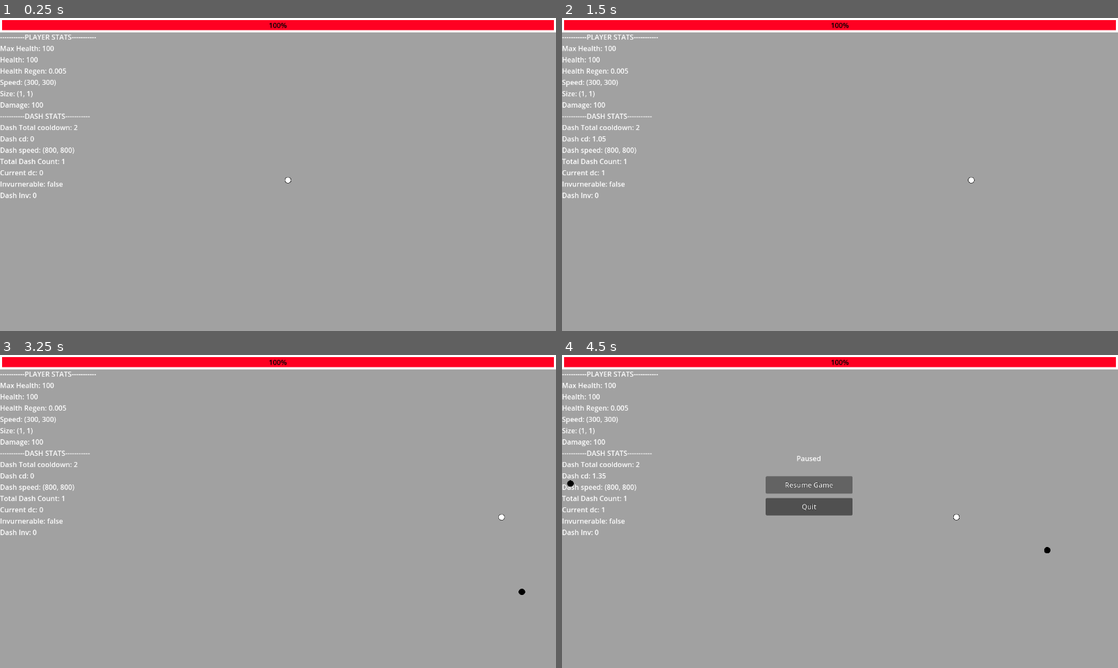
Above: before the commit, frames 1-4 (two rows, left to right).
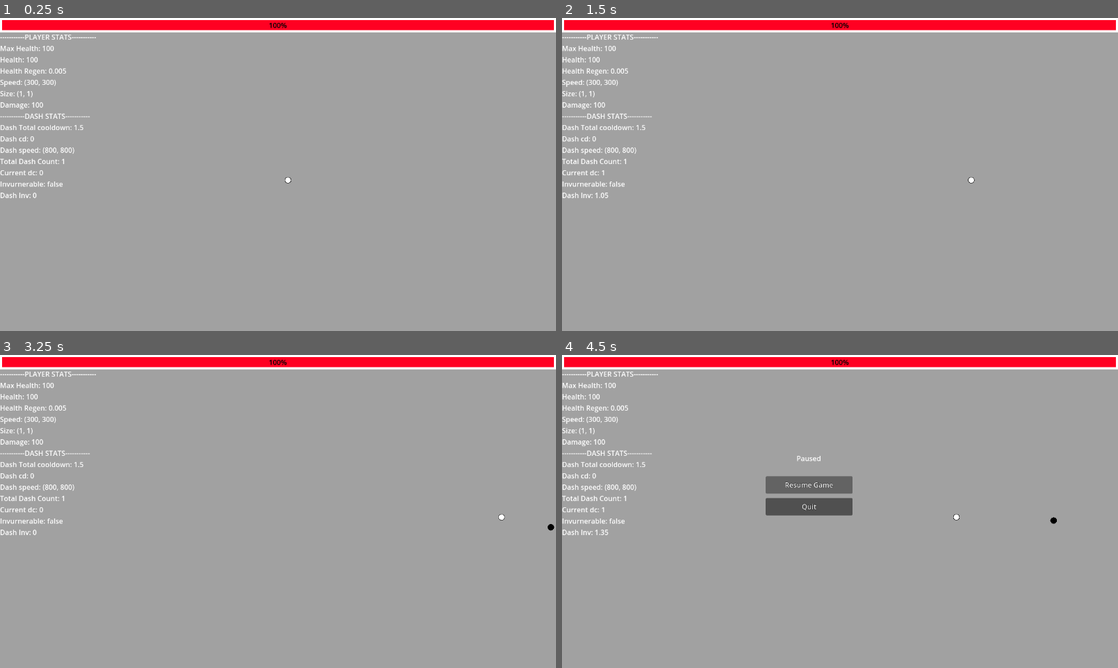
Above: after the commit, the same moments.

Repository: Let-Me-Use-A-Username/Geometrical
Game: Godot game, scene res://src/Scenes/Levels/level.tscn
Same seed, same stepped clock (60 frames per second), same inputs: the game is played once before the commit and once after it.
Inputs (mouse positions are in pixels of both pictures, inside the frame that each line leads up to):
- Up to frame 1 (0.25 s): no input
- Up to frame 2 (1.5 s): tap Enter at 0.5 s; move the mouse to (962, 158) at 0.52 s; hold D (right) 0.53-1.25 s; hold Space (dash) 0.53-1.25 s; click (962, 158) at 0.67 s; drag from (728, 190) to (967, 180) at 1.27 s
- Up to frame 3 (3.25 s): tap Enter at 2 s; move the mouse to (333, 442) at 2.02 s; hold D (right) 2.03-2.75 s; hold E (primary_ability) 2.03-2.75 s; click (333, 442) at 2.17 s; tap Space (dash) at 2.3 s; drag from (250, 574) to (500, 517) at 2.77 s
- Up to frame 4 (4.5 s): tap Space (dash) at 3.5, 3.8 s; move the mouse to (1006, 558) at 3.52 s; hold A (left) 3.53-4.25 s; hold G (third_ability) 3.53-4.25 s; click (1006, 558) at 3.67 s; tap Escape (pause) at 4.15 s; drag from (673, 464) to (1045, 549) at 4.27 s

The runs differ from the first frame. In frame 1, less than 0.1% of the frame differs, in the area x 13-15%, y 34-36%; in frame 2, less than 0.1%; in frame 3, less than 0.1%; in frame 4, 0.1%, in the area x 0-89%, y 34-64%.
Error before the commit: Invalid access of index '0' on a base object of type: 'Array'. (res://src/Scenes/Actors/Player.gd:109)
Error after the commit: Invalid access of index '0' on a base object of type: 'Array'. (res://src/Scenes/Actors/Player.gd:107)

Commit message:
First dash with touch implemented

Diff:
--- a/project.godot
+++ b/project.godot
@@ -14,12 +14,13 @@
 run/main_scene="res://src/Scenes/Levels/level.tscn"
 config/features=PackedStringArray("4.1", "Mobile")
 config/icon="res://icon.svg"
+run/size/always_on_top=false
+run/emulate_touch_from_mouse=true
 
 [display]
 
 window/size/viewport_width=1280
 window/size/viewport_height=720
-window/size/always_on_top=true
 window/stretch/mode="viewport"
 
 [dotnet]
@@ -50,7 +51,7 @@
 }
 dash={
 "deadzone": 0.5,
-"events": [Object(InputEventKey,"resource_local_to_scene":false,"resource_name":"","device":-1,"window_id":0,"alt_pressed":false,"shift_pressed":false,"ctrl_pressed":false,"meta_pressed":false,"pressed":false,"keycode":0,"physical_keycode":32,"key_label":0,"unicode":32,"echo":false,"script":null)
+"events": [Object(InputEventKey,"resource_local_to_scene":false,"resource_name":"","device":-1,"window_id":0,"alt_pressed":false,"shift_pressed":false,"ctrl_pressed":false,"meta_pressed":false,"pressed":false,"keycode":32,"physical_keycode":32,"key_label":32,"unicode":32,"echo":false,"script":null)
 ]
 }
 pause={
--- a/src/Scenes/Actors/Actor_States/PlayerStates/Dash.gd
+++ b/src/Scenes/Actors/Actor_States/PlayerStates/Dash.gd
@@ -1,10 +1,14 @@
 extends PlayerState
 
 
+signal touch_dashing(trajectory: Vector2)
+
+@onready var player: Player = get_parent().owner as Player
 @onready var dash_timer: Timer = get_parent().get_node('DashTransitionTimer')
 var dash_time: float = 0.15
-var dash_count: int
-var current_dash_count: int
+
+var touch_dash: bool = false
+var dash_trajectory
 
 var direction
 var impulse
@@ -27,15 +31,17 @@
 
 
 func physics_process(delta: float) -> void:
-	direction = Input.get_vector("left", "right", "up", "down").normalized()
+	if !touch_dash:
+		direction = Input.get_vector("left", "right", "up", "down").normalized()
+	else:
+		direction = dash_trajectory
+
 	impulse = lerp(target_obj.speed * direction, target_obj.dash_speed * direction * target_speed_modifier, 0.8)
 	target_obj.set_velocity(impulse)
 
 	if dash_timer.time_left == 0:
 		state_machine._transition_to_state(self, state_machine.states.get('Idle'), {})
 
-func _handle_input(_event: InputEvent) -> void:
-	pass
 
 func enter_state(_msg: = {}) -> void:
 	dash_timer.start()
@@ -47,10 +53,13 @@
 	target_obj_collider.disabled = true
 
 	if _msg.size() != 0:
-		if _msg.has(target_speed_modifier):
+		if _msg.has("target_speed_modifier"):
 			target_speed_modifier = _msg.target_speed_modifier
 		else:
 			target_speed_modifier = 1
+
+		if _msg.has("dash_trajectory"):
+			dash_trajectory = _msg.dash_trajectory
 
 func exit_state(_msg: = {}) -> void:
 	#disable dash bounds
--- a/src/Scenes/Actors/Actor_States/PlayerStates/Move.gd
+++ b/src/Scenes/Actors/Actor_States/PlayerStates/Move.gd
@@ -4,10 +4,14 @@
 @onready var player: Player = get_parent().owner as Player
 @onready var knockback_timer: Timer = get_parent().get_node('KnockbackTimer')
 var knockback_force = 180
+var touch_trajectory
 
 var direction
 var can_dash: bool = false
 var stop_movement: bool = false
+
+var touch_dash: bool = false
+var trajection
 
 func _ready() -> void:
 	super()
@@ -30,11 +34,24 @@
 
 	if !stop_movement and can_dash:
 		can_dash = false
-		state_machine._transition_to_state(self, state_machine.states.get('Dash'), {'target_obj.speed_modifier': 5})
-
+		if !touch_dash:
+			state_machine._transition_to_state(self, state_machine.states.get('Dash'),
+			{'target_obj.speed_modifier': 5})
+		else:
+			touch_dash = false
+			state_machine._transition_to_state(self, state_machine.states.get('Dash'),
+			{'target_obj.speed_modifier': 5, "dash_trajectory": trajection})
 
 func _handle_input(_event: InputEvent) -> void:
-	pass
+	if _event is InputEventScreenDrag:
+		var trajectory = (_event.position - _event.relative)
+		var current_dash_c = player.current_dash_count
+		var dash_count = player.dash_count
+
+		if current_dash_c < dash_count:
+			touch_dash = true
+			can_dash = true
+			trajection = trajectory
 
 func enter_state(_msg: = {}) -> void:
 	if _msg.size() != 0 and _msg.has('target_speed'):
@@ -46,6 +63,7 @@
 func on_dash() -> void:
 	can_dash = true
 
+
 func on_knockdown(origin:Node, disabled_time: float) -> void:
 	target_obj.set_velocity((target_obj.global_position - origin.global_position).normalized() * knockback_force)
 	stop_movement = true
--- a/src/Scenes/Actors/Player.gd
+++ b/src/Scenes/Actors/Player.gd
@@ -1,8 +1,8 @@
 class_name Player extends Actor
 
 signal died
+signal level_up(coins: int)
 signal dash
-signal level_up(coins: int)
 
 signal remove_health(origin: Node, damage: float)
 signal knockdown(origin: Node, disabled_time: float)
@@ -16,6 +16,8 @@
 enum States {IDLE, MOVE, DASH}
 var _state = States.IDLE
 @onready var state_machine = get_node('StateMachine')
+@onready var input_handler = get_node('UI')
+enum OS_Type {KEYBOARD, TOUCH}
 
 var invurnerable = false
 var invurnerability_timer: Timer
@@ -51,9 +53,9 @@
 	knockdown.connect(state_machine.states['Move'].on_knockdown)
 	dash.connect(state_machine.states['Move'].on_dash)
 	#More State Signals
-	level_up.connect(get_parent().get_node("LevelUpMenu").on_level_up)
-	if !died.is_connected(get_parent().get_node("QuitMenu")._on_player_died):
-		died.connect(get_parent().get_node("QuitMenu")._on_player_died)
+	level_up.connect(get_parent().get_node("LevelUp/LevelUpMenu").on_level_up)
+	if !died.is_connected(get_parent().get_node("Quit/QuitMenu")._on_player_died):
+		died.connect(get_parent().get_node("Quit/QuitMenu")._on_player_died)
 	#Ability Signals
 	freeze_enemy.connect(get_parent()._freeze_objects)
 	shockwave.connect(get_parent()._shockwave)
@@ -93,13 +95,9 @@
 		level_up_threshold.pop_back()
 
 
-func _physics_process(delta: float) -> void:
-	super(delta)
-
-
 func _unhandled_input(event: InputEvent) -> void:
-	if event.is_action_pressed("dash") and current_dash_count < dash_count:
-		emit_signal("dash")
+	if event.is_action_pressed('dash') and current_dash_count < dash_count:
+		emit_signal('dash')
 		dash_timer.start()
 		dash_immune_timer.start()
 		invurnerable = true
--- a/src/Scenes/Actors/Player.tscn
+++ b/src/Scenes/Actors/Player.tscn
@@ -11,6 +11,8 @@
 [ext_resource type="Script" path="res://src/Scenes/External/joystick/virtual_joystick.gd" id="9_xhkwm"]
 [ext_resource type="Texture2D" uid="uid://bm30au8mjfc2f" path="res://src/Scenes/External/joystick/textures/joystick_base_outline.png" id="10_u7rug"]
 [ext_resource type="Texture2D" uid="uid://dt13r06u87fib" path="res://src/Scenes/External/joystick/textures/joystick_tip_arrows.png" id="11_y5c6k"]
+[ext_resource type="Script" path="res://src/Scenes/UI/user_interface.gd" id="12_i6x3g"]
+[ext_resource type="Theme" uid="uid://1l6eb7778jxy" path="res://src/Scenes/UI/healthbar.tres" id="13_7nlje"]
 
 [sub_resource type="CircleShape2D" id="CircleShape2D_rqwmu"]
 radius = 7.0
@@ -82,15 +84,23 @@
 process_mode = 3
 script = ExtResource("9_on76a")
 
-[node name="Virtual Joystick" type="Control" parent="UI"]
+[node name="Background" type="Control" parent="UI"]
 layout_mode = 3
+anchors_preset = 15
+anchor_right = 1.0
+anchor_bottom = 1.0
+grow_horizontal = 2
+grow_vertical = 2
+
+[node name="Virtual Joystick" type="Control" parent="UI/Background"]
+layout_mode = 1
 anchors_preset = 2
 anchor_top = 1.0
 anchor_bottom = 1.0
-offset_left = 3.0
-offset_top = -387.0
-offset_right = 303.0
-offset_bottom = -87.0
+offset_left = 16.0
+offset_top = -315.0
+offset_right = 316.0
+offset_bottom = -15.0
 grow_vertical = 0
 script = ExtResource("9_xhkwm")
 visibility_mode = 1
@@ -99,7 +109,7 @@
 action_up = "up"
 action_down = "down"
 
-[node name="Base" type="TextureRect" parent="UI/Virtual Joystick"]
+[node name="Base" type="TextureRect" parent="UI/Background/Virtual Joystick"]
 layout_mode = 1
 anchors_preset = 8
 anchor_left = 0.5
@@ -117,7 +127,7 @@
 texture = ExtResource("10_u7rug")
 stretch_mode = 5
 
-[node name="Tip" type="TextureRect" parent="UI/Virtual Joystick/Base"]
+[node name="Tip" type="TextureRect" parent="UI/Background/Virtual Joystick/Base"]
 layout_mode = 1
 anchors_preset = 8
 anchor_left = 0.5
@@ -134,4 +144,26 @@
 texture = ExtResource("11_y5c6k")
 stretch_mode = 5
 
+[node name="UI_Debug" type="CanvasLayer" parent="."]
+
+[node name="User_Interface" type="Control" parent="UI_Debug"]
+layout_mode = 3
+anchors_preset = 0
+script = ExtResource("12_i6x3g")
+
+[node name="HealthBar" type="ProgressBar" parent="UI_Debug/User_Interface"]
+layout_mode = 0
+offset_right = 1280.0
+offset_bottom = 33.0
+theme = ExtResource("13_7nlje")
+value = 10.4
+
+[node name="Info" type="Label" parent="UI_Debug/User_Interface"]
+layout_mode = 2
+offset_top = 32.0
+offset_right = 500.0
+offset_bottom = 58.0
+text = "DashTimer
+"
+
 [connection signal="area_entered" from="CollitionArea" to="." method="_on_collition_area_area_entered"]
--- a/src/Scenes/Levels/GameHandler.gd
+++ b/src/Scenes/Levels/GameHandler.gd
@@ -14,11 +14,10 @@
 @onready var freeze_timer: Timer
 
 #Window variables
-const window_size = Vector2(1100, 640)
+@onready var window_size = get_window().size
 var location = Vector2()
 
 func _ready() -> void:
-
 	spawn = true
 	player = $Player
 	enemy_factory = get_node("Enemy_Factory")
@@ -95,13 +94,13 @@
 
 		match(spawn_direction):
 			1:
-				location.x = -150
+				location.x = -200
 			2:
-				location.y = -150
+				location.y = -200
 			3:
-				location.y = 750
+				location.y = 800
 			4:
-				location.x = 1210
+				location.x = 1300
 
 		var _instance = enemy_array.pop_back().instantiate()
 
--- a/src/Scenes/Levels/level.tscn
+++ b/src/Scenes/Levels/level.tscn
@@ -6,7 +6,6 @@
 [ext_resource type="PackedScene" uid="uid://dg0pyopln4yjk" path="res://src/Scenes/Actors/Player.tscn" id="2_awi4q"]
 [ext_resource type="PackedScene" uid="uid://cwnxje036q6te" path="res://src/Scenes/UI/pause_menu.tscn" id="5_dw5en"]
 [ext_resource type="PackedScene" uid="uid://bvv4ac78ehbgv" path="res://src/Scenes/UI/quit_menu.tscn" id="6_oubrl"]
-[ext_resource type="PackedScene" uid="uid://5aidmw11ao81" path="res://src/Scenes/UI/user_interface.tscn" id="7_44dmr"]
 [ext_resource type="PackedScene" uid="uid://oyga3m0gt1e8" path="res://src/Scenes/Objects/Enemy_factory.tscn" id="8_na3k6"]
 [ext_resource type="PackedScene" uid="uid://bn77akk20dp33" path="res://src/Scenes/UI/level_up_menu.tscn" id="9_1my66"]
 
@@ -149,23 +148,24 @@
 
 [node name="FreezeTimer" type="Timer" parent="."]
 
-[node name="User_Interface" parent="." instance=ExtResource("7_44dmr")]
-anchors_preset = 2
-anchor_top = 1.0
-anchor_right = 0.0
-grow_horizontal = 1
-grow_vertical = 0
+[node name="Quit" type="CanvasLayer" parent="."]
+layer = 10
 
-[node name="LevelUpMenu" parent="." instance=ExtResource("9_1my66")]
+[node name="QuitMenu" parent="Quit" instance=ExtResource("6_oubrl")]
 visible = false
-offset_left = 576.0
-offset_top = 312.0
-offset_right = 576.0
-offset_bottom = 312.0
+offset_left = 569.0
+offset_top = 297.0
+offset_right = 569.0
+offset_bottom = 297.0
 
-[node name="PauseMenu" parent="." instance=ExtResource("5_dw5en")]
+[node name="Pause" type="CanvasLayer" parent="."]
+layer = 8
+
+[node name="PauseMenu" parent="Pause" instance=ExtResource("5_dw5en")]
 visible = false
 anchors_preset = 0
+anchor_left = 0.0
+anchor_top = 0.0
 anchor_right = 0.0
 anchor_bottom = 0.0
 offset_left = 569.0
@@ -175,11 +175,14 @@
 grow_horizontal = 1
 grow_vertical = 1
 
-[node name="QuitMenu" parent="." instance=ExtResource("6_oubrl")]
+[node name="LevelUp" type="CanvasLayer" parent="."]
+layer = 9
+
+[node name="LevelUpMenu" parent="LevelUp" instance=ExtResource("9_1my66")]
 visible = false
-offset_left = 569.0
-offset_top = 297.0
-offset_right = 569.0
-offset_bottom = 297.0
+offset_left = 576.0
+offset_top = 312.0
+offset_right = 576.0
+offset_bottom = 312.0
 
-[connection signal="died" from="Player" to="QuitMenu" method="_on_player_died"]
+[connection signal="died" from="Player" to="Quit/QuitMenu" method="_on_player_died"]
--- a/src/Scenes/Objects/Input_Handler.gd
+++ b/src/Scenes/Objects/Input_Handler.gd
@@ -1,23 +1,26 @@
 extends Node
 
-var _input_type: String
-@onready var joystick = get_node("Virtual Joystick") as VirtualJoystick
+enum OS_Type {KEYBOARD, TOUCH}
 
-func _init() -> void:
+var _input_type
+@onready var joystick = get_node("Background/Virtual Joystick") as VirtualJoystick
+@onready var player = owner as Player
+
+func _ready() -> void:
 	match OS.get_name():
 		"Android":
 			print_debug("Mobile Phone detected...\n")
-			_input_type = "Touch"
+			_input_type = OS_Type.TOUCH
 
 		"Windows", "UWP", "Linux", "Web":
 			print_debug("Computer detected...\n")
-			_input_type = "Keyboard"
+			_input_type = OS_Type.KEYBOARD
 			_disable_virtual_joystick()
 
 		_:
 			print_debug("Wasn't able to classify system...\n")
 			print_debug("Proceeding with keyboard inputs\n")
-			_input_type = "Keyboard"
+			_input_type = OS_Type.KEYBOARD
 
 
 func _disable_virtual_joystick() -> void:
@@ -25,7 +28,7 @@
 	self.process_mode = Node.PROCESS_MODE_DISABLED
 
 
-func _get_Input_Type() -> String:
+func _get_Input_Type() -> Variant:
 	if _input_type.length() > 1:
 		return _input_type
-	return "Keyboard"
+	return OS_Type.KEYBOARD
--- a/src/Scenes/UI/level_up_menu.gd
+++ b/src/Scenes/UI/level_up_menu.gd
@@ -11,8 +11,8 @@
 @onready var option_2 = get_node("Abilities/HBoxContainer/#2")
 @onready var option_3 = get_node("Abilities/HBoxContainer/#3")
 
-@onready var player = get_node("../Player")
-@onready var upgrade_factory = get_node("../Player/Upgrade_Factory")
+@onready var player = get_node("../../Player")
+@onready var upgrade_factory = get_node("../../Player/Upgrade_Factory")
 
 @onready var menu = get_node("Menu")
 @onready var inner_menu = get_node("Abilities")
--- a/src/Scenes/UI/level_up_menu.tscn
+++ b/src/Scenes/UI/level_up_menu.tscn
@@ -6,11 +6,7 @@
 [node name="Level_Up_Menu" type="Control"]
 process_mode = 3
 layout_mode = 3
-anchors_preset = 15
-anchor_right = 1.0
-anchor_bottom = 1.0
-grow_horizontal = 2
-grow_vertical = 2
+anchors_preset = 0
 script = ExtResource("1_vq2ey")
 
 [node name="Background" type="ColorRect" parent="."]
--- a/src/Scenes/UI/pause_menu.tscn
+++ b/src/Scenes/UI/pause_menu.tscn
@@ -5,11 +5,7 @@
 [node name="PauseMenu" type="Control"]
 process_mode = 3
 layout_mode = 3
-anchors_preset = 15
-anchor_right = 1.0
-anchor_bottom = 1.0
-grow_horizontal = 2
-grow_vertical = 2
+anchors_preset = 0
 script = ExtResource("1_44x4m")
 
 [node name="Background" type="ColorRect" parent="."]
--- a/src/Scenes/UI/quit_menu.tscn
+++ b/src/Scenes/UI/quit_menu.tscn
@@ -5,9 +5,11 @@
 [node name="QuitMenu" type="Control"]
 process_mode = 3
 layout_mode = 3
-anchors_preset = 15
-anchor_right = 1.0
-anchor_bottom = 1.0
+anchors_preset = 8
+anchor_left = 0.5
+anchor_top = 0.5
+anchor_right = 0.5
+anchor_bottom = 0.5
 grow_horizontal = 2
 grow_vertical = 2
 script = ExtResource("1_7fg33")
--- a/src/Scenes/UI/user_interface.gd
+++ b/src/Scenes/UI/user_interface.gd
@@ -1,21 +1,15 @@
 extends Control
 
-var player: Node
-var inv_timer: Timer
-var dash_timer: Timer
+@onready var player = get_parent().owner as Player
+@onready var inv_timer = player.get_node("Invurnerable")
+@onready var dash_timer = player.get_node("DashTimer")
 
-
-@onready var label = $DashTimer
+@onready var label = $Info
 @onready var healthbar = $HealthBar
-
-func _ready() -> void:
-	inv_timer = get_node('../Player/DashTimer')
-	dash_timer = get_node('../Player/DashImmuneTimer')
 
 
 func _process(delta: float) -> void:
-	player = get_node_or_null('../Player') as Player
-	if player != null:
+	if OS.is_debug_build() and player != null and inv_timer != null and dash_timer != null:
 		label.set_text(
 			'-----------PLAYER STATS-----------'
 		+ '\nMax Health: ' + str(player.get("max_health"))
Binary file added: assets/UI/Sprite-UI-TouchRect.png
Not shown, added: assets/UI/Sprite-UI-TouchRect.png.import
Not shown, changed: export_presets.cfg
Not shown: 1 places in src/Scenes/Actors/Player.tscn that only renumber resources
Not shown: 1 places in src/Scenes/Levels/level.tscn that only renumber resources
Not shown, changed: src/TODO.txt
